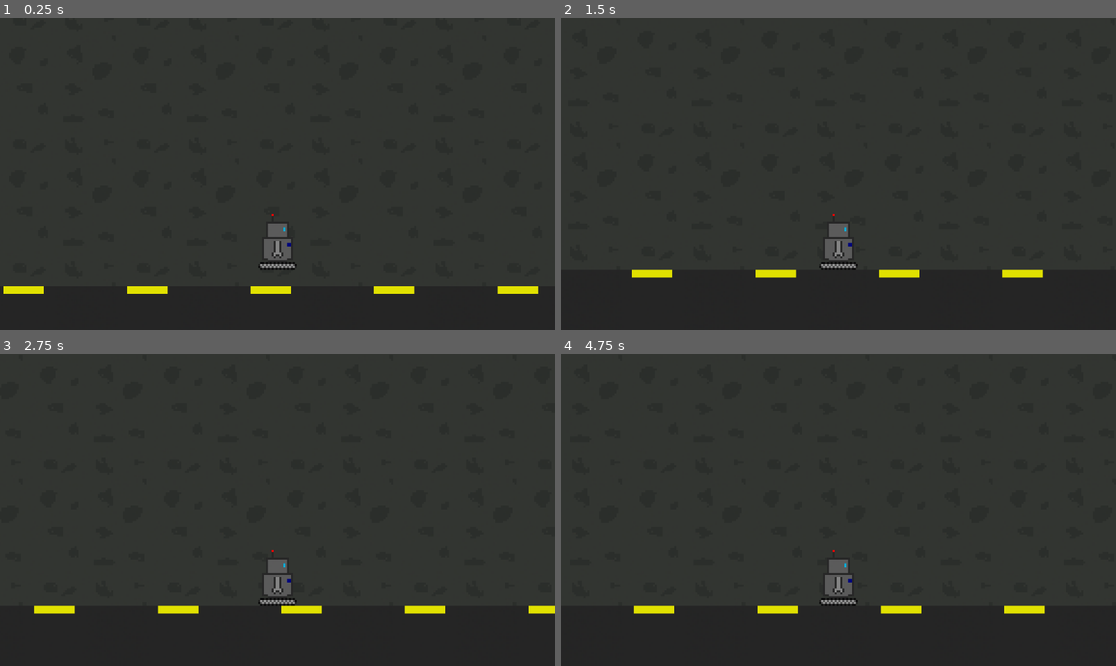
Above: before the commit, frames 1-4 (two rows, left to right).
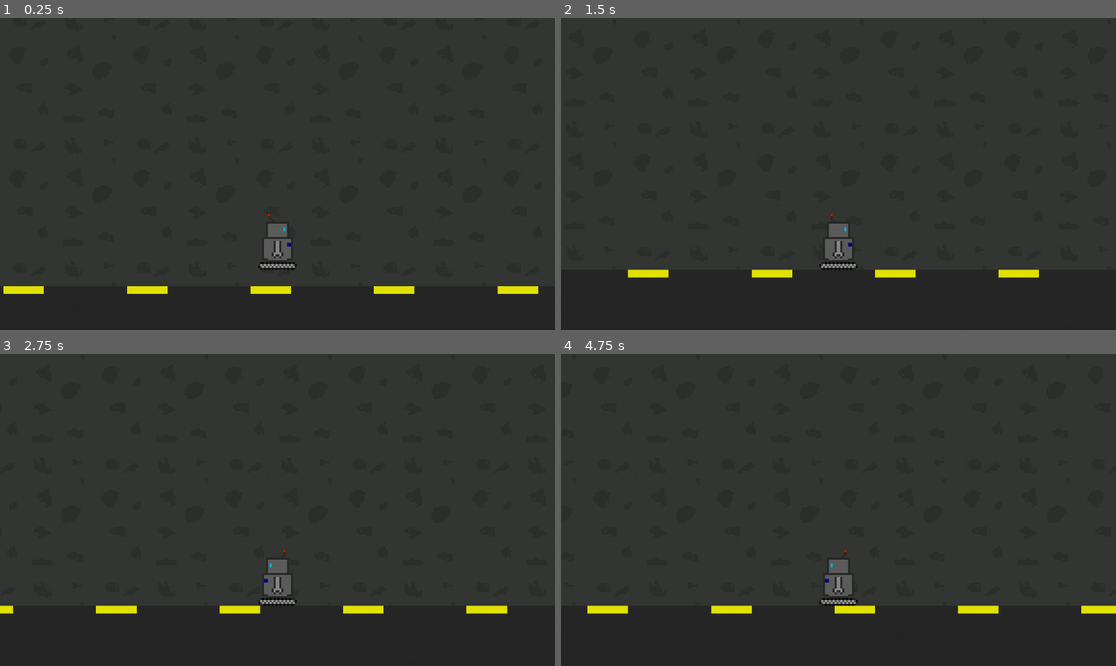
Above: after the commit, the same moments.

Repository: Letacio-Bezerra/Projeto-Games-Fiap
Game: Godot game, scene res://Scenes/level.tscn
The game is run twice, just before and just after one commit, with the same random seed, the same clock (stepped at 60 frames per second) and the same inputs.
Inputs:
- Up to frame 1 (0.25 s): no input
- Up to frame 2 (1.5 s): hold D (right) from 0.53 s (still down); tap Space (jump) at 0.6, 0.77, 1.07, 1.35 s
- Up to frame 3 (2.75 s): tap Space (jump) at 1.52, 1.82, 2.1 s; tap Enter at 2 s; release D (right) at 2.03 s; hold A (left) from 2.03 s (still down)
- Up to frame 4 (4.75 s): release A (left) at 2.78 s; hold D (right) 2.78-4.28 s; tap Space (jump) at 2.85, 3.02, 3.32, 3.6, 3.77, 4.07, 4.35, 4.52 s; hold A (left) from 4.28 s (still down)

The runs differ from the first frame. In frame 1, less than 0.1% of the frame differs, in the area x 48-50%, y 62-64%; in frame 2, 0.3%; in frame 3, 1.8%, in the area x 0-100%, y 62-84%; in frame 4, 1.8%.

Commit message:
Animando o player andar

Diff:
--- a/ac-1-2-tri/Scenes/player.tscn
+++ b/ac-1-2-tri/Scenes/player.tscn
@@ -1,7 +1,43 @@
 [gd_scene format=3 uid="uid://t4eba58qrakf"]
 
 [ext_resource type="Script" uid="uid://kruotuhycb24" path="res://Scripts/Player.gd" id="1_0bb2n"]
-[ext_resource type="Texture2D" uid="uid://ck2m5iml7n6gh" path="res://Assets/Pixel art/robo_andando_0.png" id="2_cvnsp"]
+[ext_resource type="Texture2D" uid="uid://cnl8wwiy6tuvl" path="res://Assets/Pixel art/robo_andando_spritesheet.png" id="2_cvnsp"]
+
+[sub_resource type="AtlasTexture" id="AtlasTexture_6t5aa"]
+atlas = ExtResource("2_cvnsp")
+region = Rect2(0, 0, 32, 32)
+
+[sub_resource type="AtlasTexture" id="AtlasTexture_vgqql"]
+atlas = ExtResource("2_cvnsp")
+region = Rect2(32, 0, 32, 32)
+
+[sub_resource type="AtlasTexture" id="AtlasTexture_fkybt"]
+atlas = ExtResource("2_cvnsp")
+region = Rect2(0, 32, 32, 32)
+
+[sub_resource type="AtlasTexture" id="AtlasTexture_x3wgy"]
+atlas = ExtResource("2_cvnsp")
+region = Rect2(32, 32, 32, 32)
+
+[sub_resource type="SpriteFrames" id="SpriteFrames_3smsa"]
+animations = [{
+"frames": [{
+"duration": 1.0,
+"texture": SubResource("AtlasTexture_6t5aa")
+}, {
+"duration": 1.0,
+"texture": SubResource("AtlasTexture_vgqql")
+}, {
+"duration": 1.0,
+"texture": SubResource("AtlasTexture_fkybt")
+}, {
+"duration": 1.0,
+"texture": SubResource("AtlasTexture_x3wgy")
+}],
+"loop": true,
+"name": &"walk",
+"speed": 5.0
+}]
 
 [sub_resource type="RectangleShape2D" id="RectangleShape2D_6t5aa"]
 size = Vector2(10, 24)
@@ -10,8 +46,11 @@
 texture_filter = 1
 script = ExtResource("1_0bb2n")
 
-[node name="Sprite2D" type="Sprite2D" parent="." unique_id=893869554]
-texture = ExtResource("2_cvnsp")
+[node name="AnimatedSprite2D" type="AnimatedSprite2D" parent="." unique_id=1937007021]
+sprite_frames = SubResource("SpriteFrames_3smsa")
+animation = &"walk"
+frame = 2
+frame_progress = 0.9462797
 
 [node name="CollisionShape2D" type="CollisionShape2D" parent="." unique_id=1162238103]
 position = Vector2(0, 2)
--- a/ac-1-2-tri/Scripts/Player.gd
+++ b/ac-1-2-tri/Scripts/Player.gd
@@ -1,7 +1,8 @@
 extends CharacterBody2D
 
+@onready var animated_sprite_2d: AnimatedSprite2D = $AnimatedSprite2D
 
-const SPEED = 300.0
+const SPEED = 100.0
 const JUMP_VELOCITY = -400.0
 
 
@@ -17,6 +18,21 @@
 	# Get the input direction and handle the movement/deceleration.
 	# As good practice, you should replace UI actions with custom gameplay actions.
 	var direction := Input.get_axis("left", "right")
+
+	# Inverte o sprite
+	if direction > 0:
+		animated_sprite_2d.flip_h = false
+	elif direction < 0:
+		animated_sprite_2d.flip_h = true
+	# Altera a animação
+	if is_on_floor():
+		if direction == 0:
+			animated_sprite_2d.play("idle")
+		else:
+			animated_sprite_2d.play("walk")
+	else:
+		animated_sprite_2d.play("jump")
+	# Apply movement
 	if direction:
 		velocity.x = direction * SPEED
 	else:
